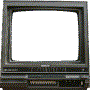
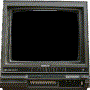
Comparing the layer stacks of the two 90px x 90px images. Changes:
added layer "Layer" over [11, 10, 79, 62]
